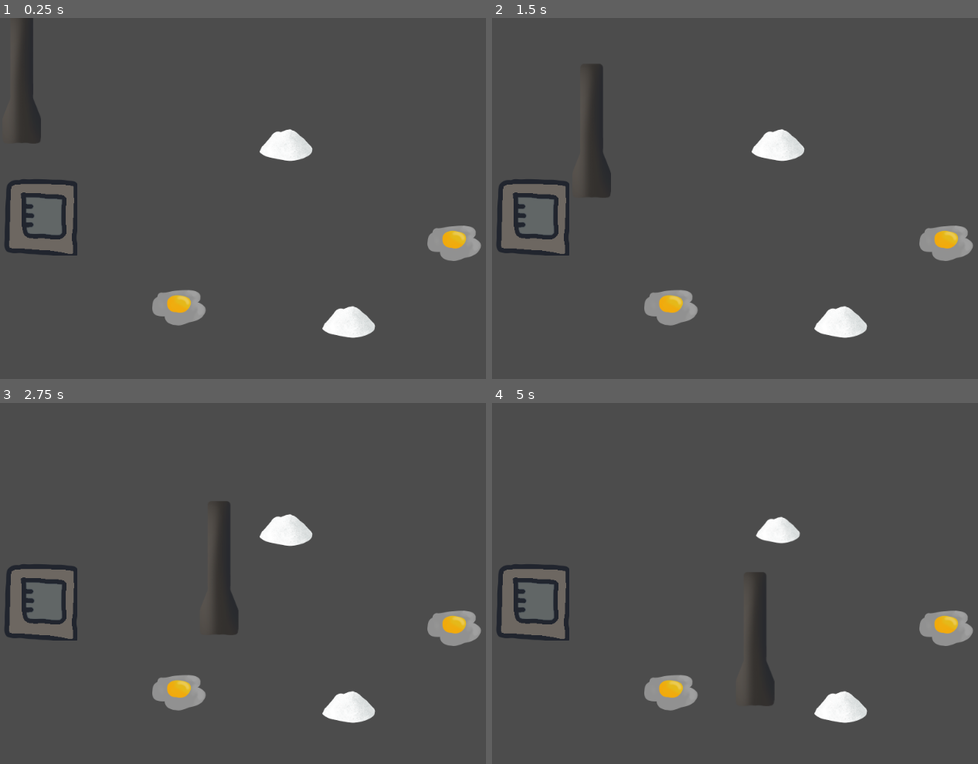
Above: before the commit, frames 1-4 (two rows, left to right).
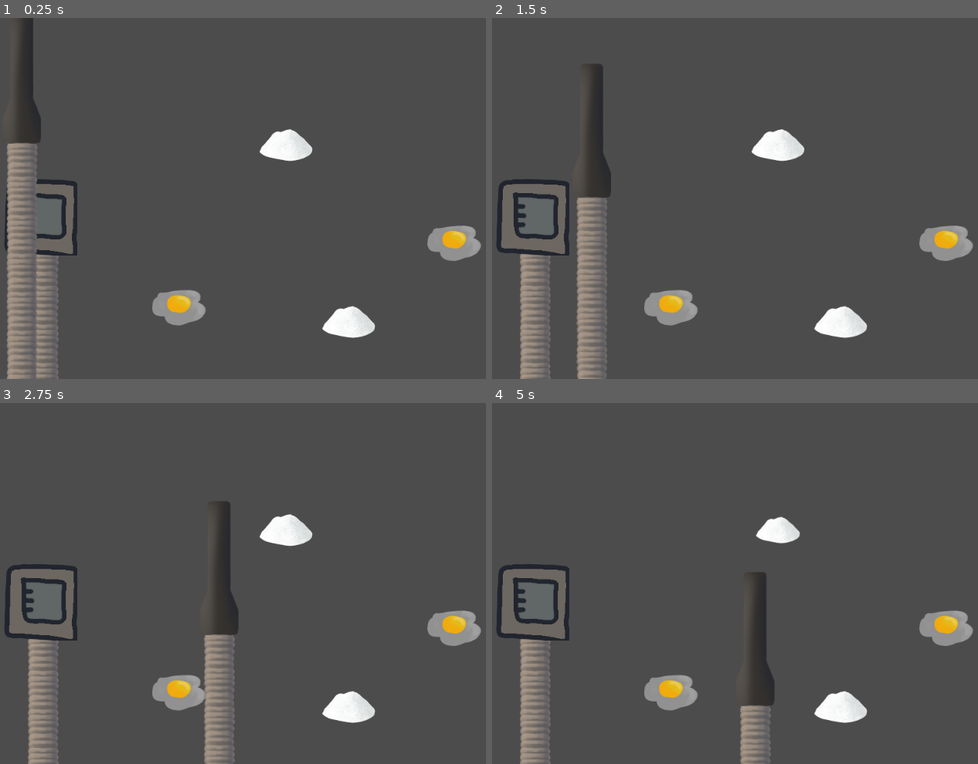
Above: after the commit, the same moments.

Repository: Haydoggo/Go-suck-an-egg
Game: Godot game, scene res://Game.tscn
The game is run twice, just before and just after one commit, with the same random seed, the same clock (stepped at 60 frames per second) and the same inputs. The engine's default icon, where the game draws it, is replaced by a stand-in: a white triangle on a blue panel in a dark square.
Inputs (mouse positions are in pixels of both pictures, inside the frame that each line leads up to):
- Up to frame 1 (0.25 s): no input
- Up to frame 2 (1.5 s): move the mouse to (939, 180) at 0.52 s; move the mouse to (676, 216) at 1.27 s
- Up to frame 3 (2.75 s): move the mouse to (369, 504) at 2.02 s
- Up to frame 4 (5 s): move the mouse to (769, 655) at 2.77 s; move the mouse to (outside the picture) at 3.52 s; move the mouse to (613, 529) at 4.27 s

The runs differ from the first frame. In frame 1, 4.6% of the frame differs, in the area x 1-13%, y 34-100%; in frame 2, 4.6%; in frame 3, 3.8%; in frame 4, 2.7%.

Commit message:
Add egg sound and hose

Diff:
--- a/Game.tscn
+++ b/Game.tscn
@@ -1,10 +1,11 @@
-[gd_scene load_steps=8 format=2]
+[gd_scene load_steps=9 format=2]
 
 [ext_resource path="res://nozzle.gd" type="Script" id=1]
 [ext_resource path="res://assets/art/nozzle.png" type="Texture" id=2]
 [ext_resource path="res://Egg.tscn" type="PackedScene" id=3]
 [ext_resource path="res://Flour.tscn" type="PackedScene" id=4]
-[ext_resource path="res://Vacuum.tscn" type="PackedScene" id=5]
+[ext_resource path="res://assets/art/hose_piece.png" type="Texture" id=5]
+[ext_resource path="res://Vacuum.tscn" type="PackedScene" id=6]
 
 [sub_resource type="CircleShape2D" id=1]
 radius = 29.0689
@@ -33,6 +34,16 @@
 [node name="CollisionShape2D" type="CollisionShape2D" parent="nozzle/Suck"]
 shape = SubResource( 2 )
 
+[node name="TextureRect" type="TextureRect" parent="nozzle"]
+show_behind_parent = true
+margin_left = -24.0
+margin_top = 193.0
+margin_right = 40.0
+margin_bottom = 1176.0
+rect_scale = Vector2( 0.794, 1 )
+texture = ExtResource( 5 )
+stretch_mode = 2
+
 [node name="Egg" parent="." instance=ExtResource( 3 )]
 position = Vector2( 296, 481 )
 
--- a/Vacuum.tscn
+++ b/Vacuum.tscn
@@ -1,8 +1,9 @@
-[gd_scene load_steps=4 format=2]
+[gd_scene load_steps=5 format=2]
 
 [ext_resource path="res://icon.png" type="Texture" id=1]
 [ext_resource path="res://assets/art/vacuum.png" type="Texture" id=2]
 [ext_resource path="res://vacuum.gd" type="Script" id=3]
+[ext_resource path="res://assets/art/hose_piece.png" type="Texture" id=4]
 
 [node name="Vacuum" type="Node2D"]
 script = ExtResource( 3 )
@@ -15,3 +16,13 @@
 
 [node name="Vacuum" type="Sprite" parent="."]
 texture = ExtResource( 2 )
+
+[node name="TextureRect" type="TextureRect" parent="."]
+show_behind_parent = true
+margin_left = -18.0
+margin_top = 43.0
+margin_right = 46.0
+margin_bottom = 1026.0
+rect_scale = Vector2( 0.794, 1 )
+texture = ExtResource( 4 )
+stretch_mode = 2
Not shown: 1 places in Game.tscn that only renumber resources
Binary file added: assets/art/hose_piece.png
Not shown, added: assets/art/hose_piece.png.import
Not shown, added: assets/audio/egg_suck.wav.import
Not shown, added: assets/audio/egg_suck.wav
